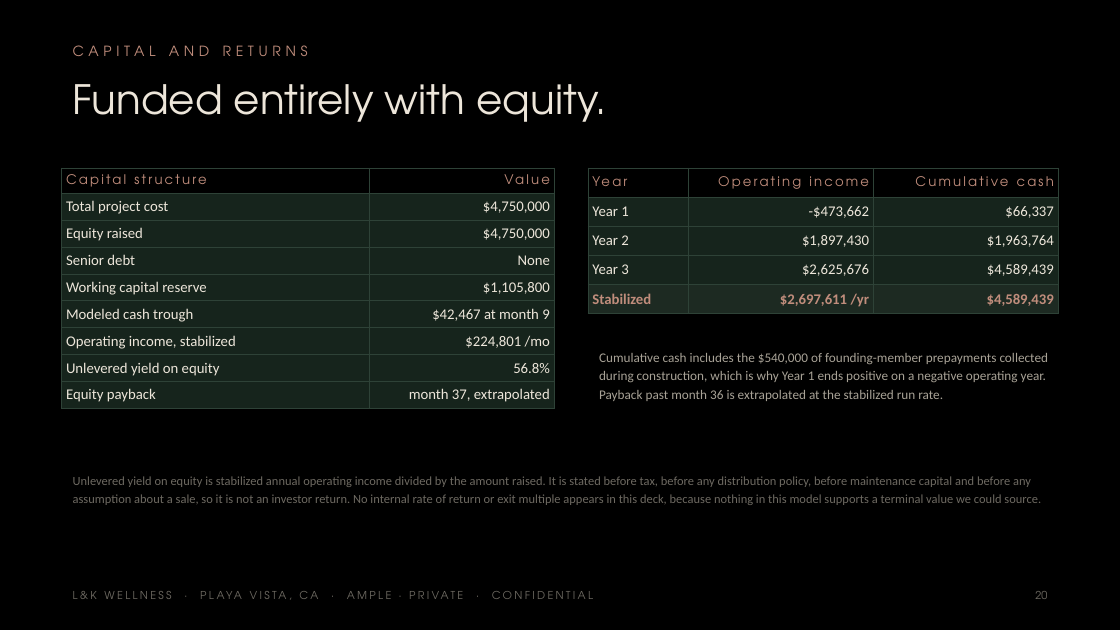
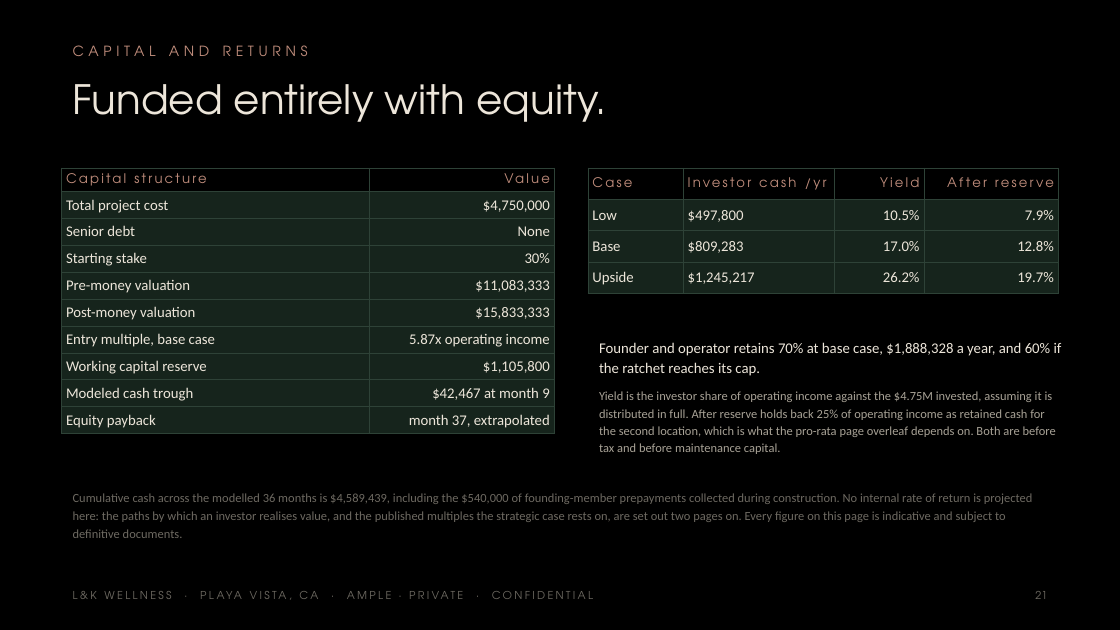
Before and after one commit to apexalpha811/lkwellness, a slide deck: slide 21 of L-K-Wellness-Ample-4.75M-Private.pptx (slide 20 before the commit). Drawn at 1120x630 pixels with LibreOffice and Linux fonts; fonts in the diff are those of the drawing. Boxes give left, top, right and bottom in pixels: in the first picture for what was removed or moved away, otherwise in the second. Text is boxed around its words. In the diff, an @@ line names an element or a change of style, - is before the commit and + after.

```diff
--- a/L-K-Wellness-Ample-4.75M-Private.pptx
+++ b/L-K-Wellness-Ample-4.75M-Private.pptx
@@ table at bbox=[62, 168, 554, 525] @@
-row 3: Equity raised | $4,750,000
+row 4: Starting stake | 30%
+row 5: Pre-money valuation | $11,083,333
+row 6: Post-money valuation | $15,833,333
+row 7: Entry multiple, base case | 5.87x operating income
-row 7: Operating income, stabilized | $224,801 /mo
-row 8: Unlevered yield on equity | 56.8%
@@ table at bbox=[588, 168, 1058, 289] @@
-Year | Operating income | Cumulative cash
-Year 1 | -$473,662 | $66,337
-Year 2 | $1,897,430 | $1,963,764
-Year 3 | $2,625,676 | $4,589,439
-Stabilized | $2,697,611 /yr | $4,589,439
+Case | Investor cash /yr | Yield | After reserve
+Low | $497,800 | 10.5% | 7.9%
+Base | $809,283 | 17.0% | 12.8%
+Upside | $1,245,217 | 26.2% | 19.7%
@@ text removed at bbox=[599, 353, 1049, 401] @@
-Cumulative cash includes the $540,000 of founding-member prepayments collected during construction, which is why Year 1 ends positive on a negative operating year. Payback past month 36 is extrapolated at the stabilized run rate.
@@ text added at bbox=[599, 342, 1062, 376], 9.5 pt, text #EDE6DA @@
+Founder and operator retains 70% at base case, $1,888,328 a year, and 60% if the ratchet reaches its cap.
@@ text added at bbox=[599, 391, 1056, 454], 8 pt, text #A8A296 @@
+Yield is the investor share of operating income against the $4.75M invested, assuming it is distributed in full. After reserve holds back 25% of operating income as retained cash for the second location, which is what the pro-rata page overleaf depends on. Both are before tax and before maintenance capital.
@@ text removed at bbox=[73, 476, 1041, 505] @@
-Unlevered yield on equity is stabilized annual operating income divided by the amount raised. It is stated before tax, before any distribution policy, before maintenance capital and before any assumption about a sale, so it is not an investor return. No internal rate of return or exit multiple appears in this deck, because nothing in this model supports a terminal value we could source.
@@ text added at bbox=[73, 493, 1033, 538], 8 pt, text #6E6A62 @@
+Cumulative cash across the modelled 36 months is $4,589,439, including the $540,000 of founding-member prepayments collected during construction. No internal rate of return is projected here: the paths by which an investor realises value, and the published multiples the strategic case rests on, are set out two pages on. Every figure on this page is indicative and subject to definitive documents.
@@ text at bbox=[1035, 591, 1047, 599]: text changed @@
-20
+21
```
Also in this commit, not shown: 16 other slides changed, 3 slides added, 5 other files.
